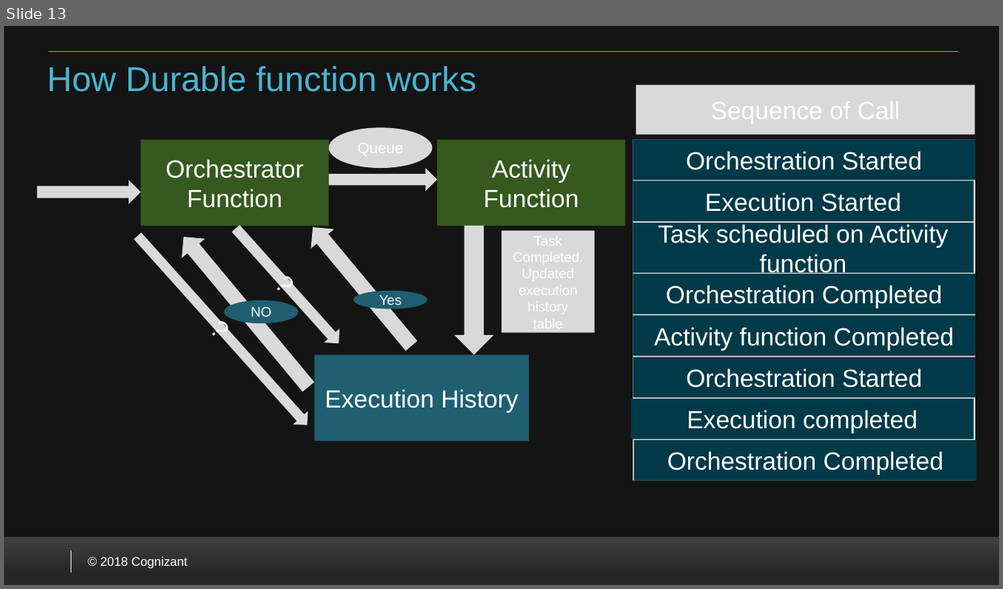
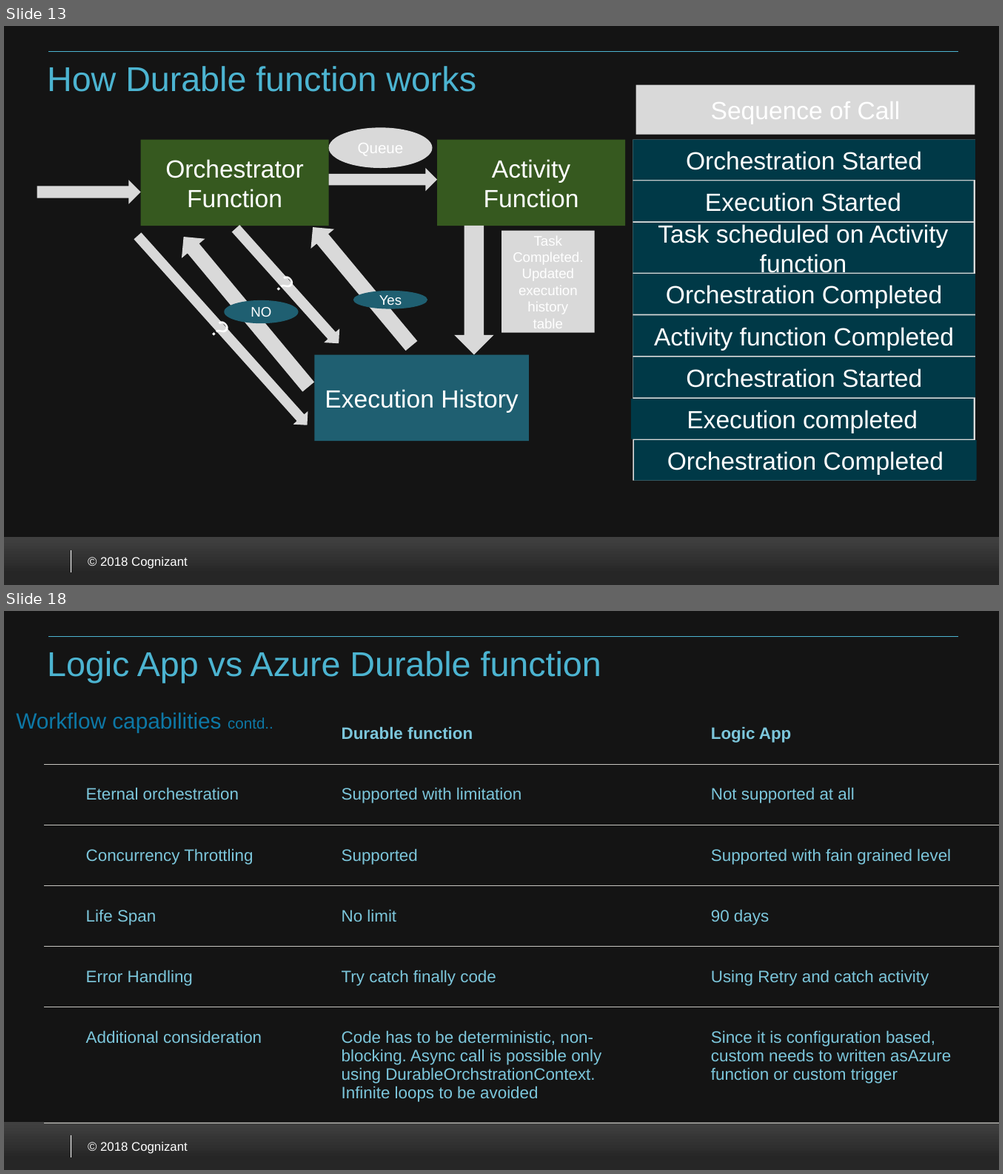
Before and after one commit to VenkateshSrini/MyDocuments, a slide deck: Azurefunction 2.0.pptx. Shown one above the other, each under a label of ours: slide 13 before the commit, slides 13 and 18 after it; the slides between them are not shown. The pictures are 1003x589 and 1003x1174 pixels, drawn with LibreOffice and Linux fonts; fonts in the diff are those of the drawing; background and template pictures are left out. Boxes give left, top, right and bottom in pixels: in the first picture for what was removed or moved away, otherwise in the second. Text is boxed around its words. In the diff, an @@ line names an element or a change of style, - is before the commit and + after.

```diff
--- a/Azurefunction 2.0.pptx
+++ b/Azurefunction 2.0.pptx
@@ slide 18 added at (4, 611, 999, 1170), background #FFFFFF; not listed: 5 template elements that a slide beside it also shows @@
@@ title added at (47, 651, 601, 684), 25 pt, text #4CB4D1 @@
+Logic App vs Azure Durable function
@@ text added at (16, 712, 273, 732), 16 pt, text #0D78A6 @@
+Workflow capabilities contd..
@@ table added at (44, 703, 999, 1136), 6 rows, 3 columns @@
+ | Durable function | Logic App
+Eternal orchestration | Supported with limitation | Not supported at all
+Concurrency Throttling | Supported | Supported with fain grained level
+Life Span | No limit | 90 days
+Error Handling | Try catch finally code | Using Retry and catch activity
+Additional consideration | Code has to be deterministic, non-blocking. Async call is possible only using DurableOrchstrationContext. Infinite loops to be avoided | Since it is configuration based, custom needs to written asAzure function or custom trigger
```
Also in this commit, not shown: 7 other slides added.
